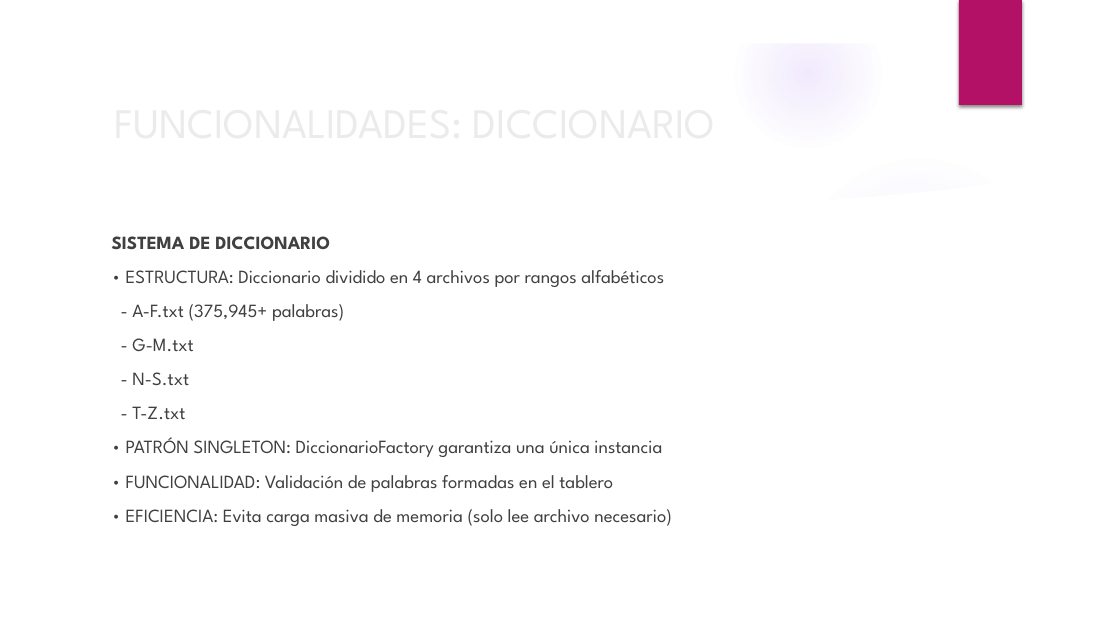
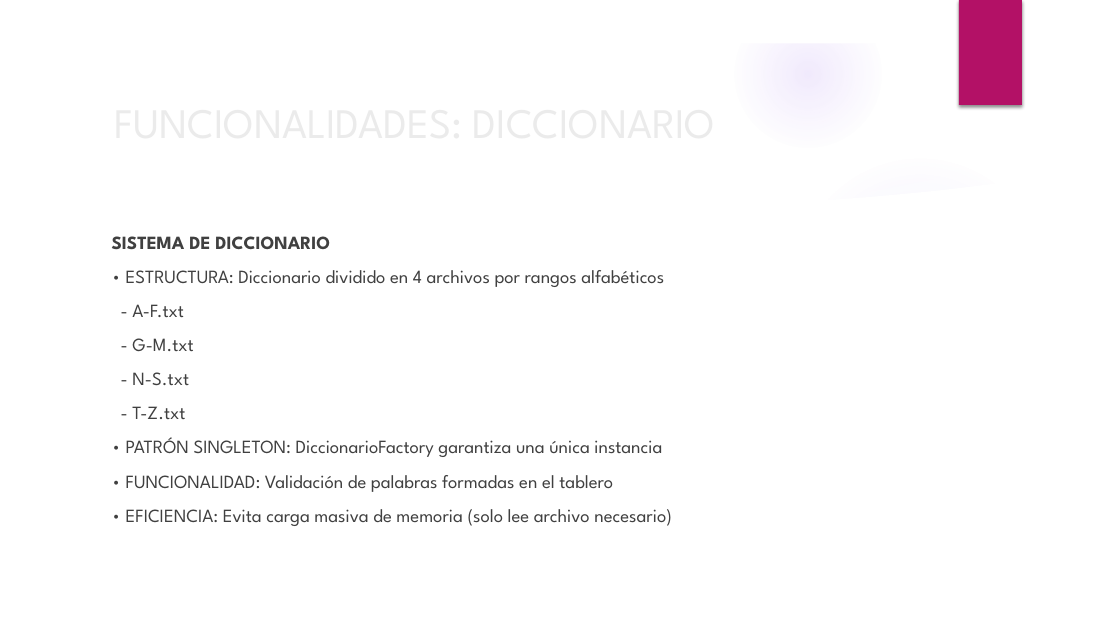
Before and after one commit to BinaryJuan/scrabble-poo, a slide deck: slide 42 of SCRABBLE.pptx (slide 40 before the commit). Drawn at 1120x630 pixels with LibreOffice and Linux fonts; fonts in the diff are those of the drawing; background and template pictures are left out. Boxes give left, top, right and bottom in pixels: in the first picture for what was removed or moved away, otherwise in the second. Text is boxed around its words. In the diff, an @@ line names an element or a change of style, - is before the commit and + after.

```diff
--- a/SCRABBLE.pptx
+++ b/SCRABBLE.pptx
@@ text at [132,304,184,317]: text changed @@
-- A-F.txt (375,945+ palabras)
+- A-F.txt
```
Also in this commit, not shown: 12 other slides changed, 3 slides added, 1 slide removed, 3 other files.
